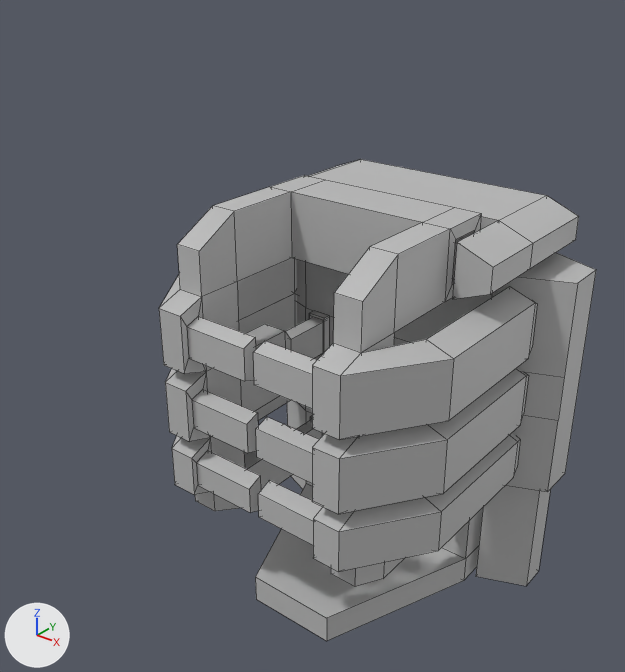
What one commit did to the FBX model Assets/meshes/StowageCage.fbx.
Rendered twice from a 50 mm lens placed at (3.49, -4.71, 3.92), pointed at (-0.09, -0.23, 1.14). Lighting does not change. The marker at lower left points along +X, +Y and +Z. Both versions are drawn at frame 11 of the action 'Take 001'; the numbers are the values there. Mesh edges are drawn as thin lines.
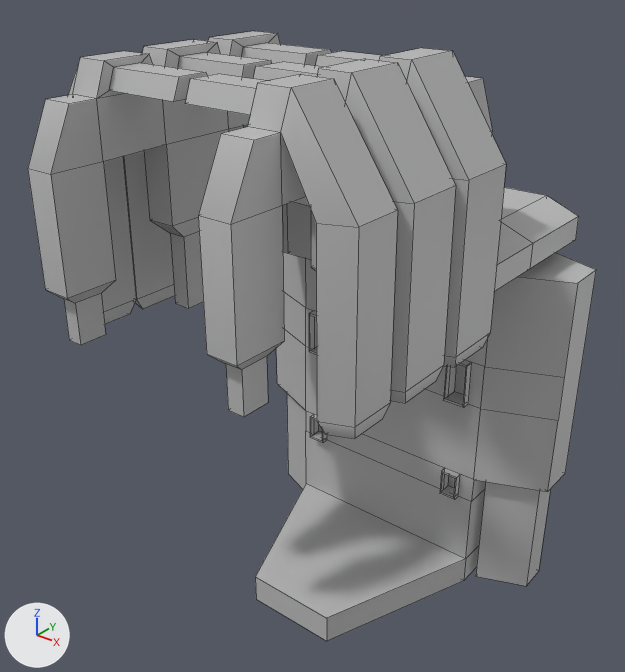
What differs and where, as boxes (x1, y1, x2, y2) in the pictures (625 x 672 px):
'pCube2', turned: before (159, 175, 537, 586); after (28, 31, 506, 439)

The change in detail:
Object 'pCube2' (ob_pcube2) turns from (90, 0, 0) to (0, 0, 0) degrees about x, y and z.
